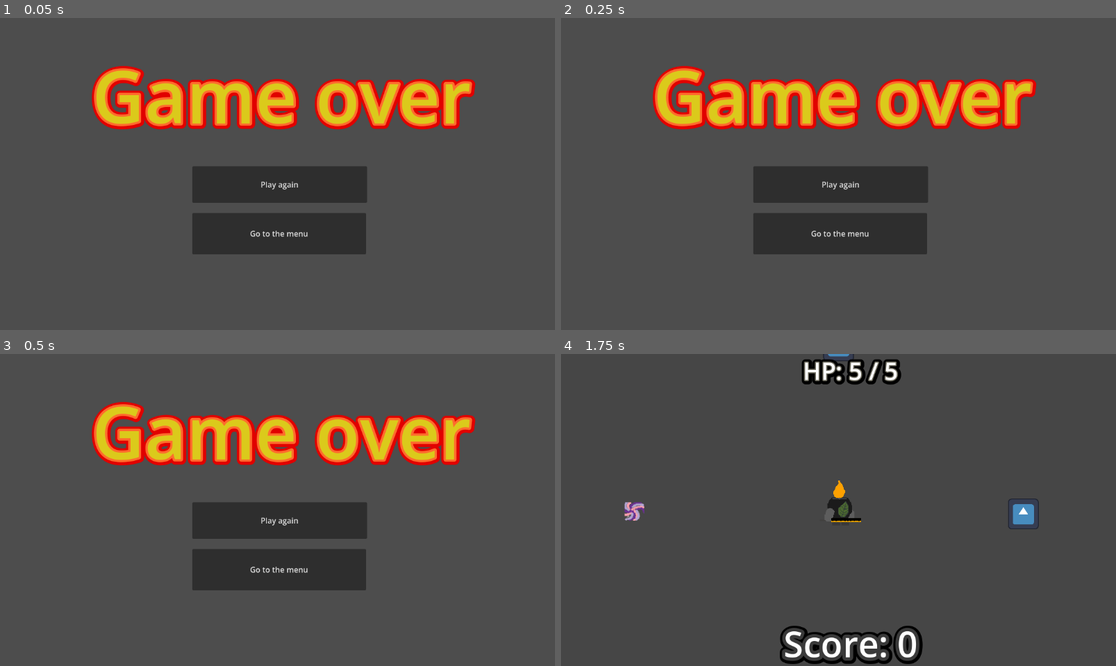
Above: before the commit, frames 1-4 (two rows, left to right).
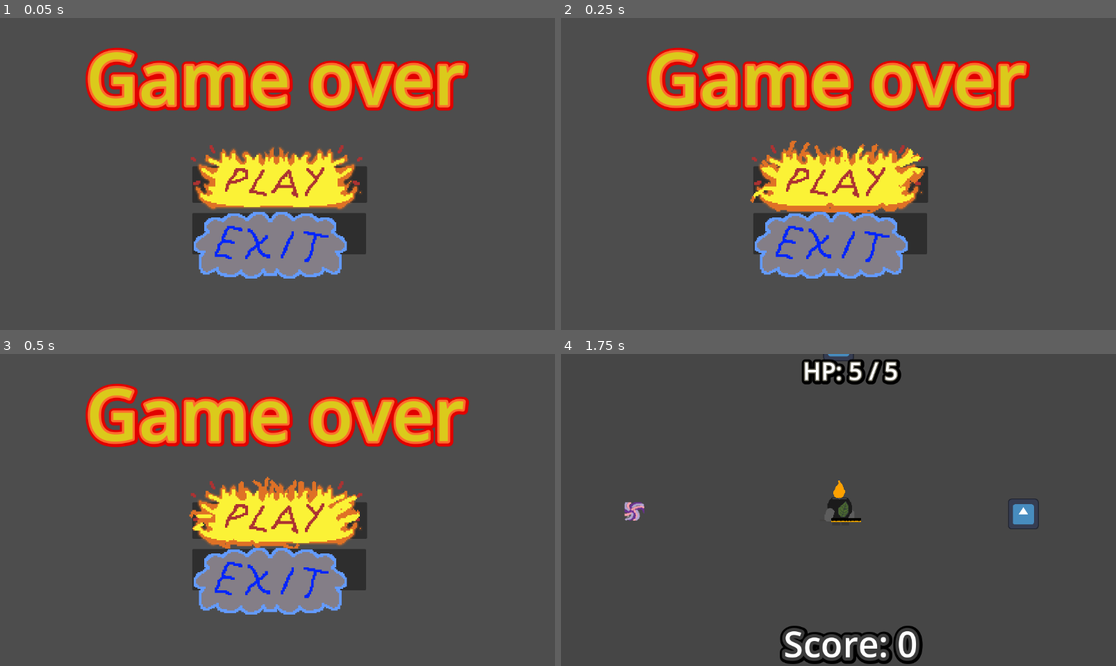
Above: after the commit, the same moments.

Repository: santirincon401-art/game-project
Game: Godot game, scene res://pantalla_de_perdida.tscn
The game is run twice, just before and just after one commit, with the same random seed, the same clock (stepped at 60 frames per second) and the same inputs. This scene is started directly instead of the project's main scene. The engine's default icon, where the game draws it, is replaced by a stand-in: a white triangle on a blue panel in a dark square.
Inputs:
- Up to frame 1 (0.05 s): no input
- Up to frame 2 (0.25 s): no input
- Up to frame 3 (0.5 s): no input
- Up to frame 4 (1.75 s): click "Go to the menu" at 0.5 s; click "play" at 1.25 s

The runs differ from the first frame. In frame 1, 22% of the frame differs, in the area x 15-86%, y 9-84%; in frame 2, 22%; in frame 3, 22%; in frame 4, nothing differs.
Error before the commit: Cannot call method 'play' on a null value. (res://button.gd:7)

Commit message:
pele eso

Diff:
--- a/game-project/game-project/pantalla_de_perdida.tscn
+++ b/game-project/game-project/pantalla_de_perdida.tscn
@@ -1,7 +1,91 @@
-[gd_scene load_steps=4 format=3 uid="uid://6hb2iayr5v42"]
+[gd_scene format=3 uid="uid://6hb2iayr5v42"]
 
-[ext_resource type="Script" uid="uid://d06wghd512ujc" path="res://button.gd" id="1_7vidt"]
-[ext_resource type="Script" uid="uid://b1aj6a4vmfij" path="res://iralmenu.gd" id="2_t62ao"]
+[ext_resource type="Script" uid="uid://b4aut062q87h4" path="res://button.gd" id="1_7vidt"]
+[ext_resource type="Texture2D" uid="uid://bfsah223jubcf" path="res://Sprite-0003.png" id="2_nbjfm"]
+[ext_resource type="Script" uid="uid://c2srkbn8nb01g" path="res://iralmenu.gd" id="2_t62ao"]
+[ext_resource type="Texture2D" uid="uid://boja765fr6w3h" path="res://mas menu.png" id="3_j8evy"]
+
+[sub_resource type="AtlasTexture" id="AtlasTexture_nl72e"]
+atlas = ExtResource("2_nbjfm")
+region = Rect2(0, 0, 128, 64)
+
+[sub_resource type="AtlasTexture" id="AtlasTexture_h6p0w"]
+atlas = ExtResource("3_j8evy")
+region = Rect2(0, 0, 128, 64)
+
+[sub_resource type="AtlasTexture" id="AtlasTexture_8s4ut"]
+atlas = ExtResource("3_j8evy")
+region = Rect2(0, 64, 128, 64)
+
+[sub_resource type="AtlasTexture" id="AtlasTexture_5gtll"]
+atlas = ExtResource("2_nbjfm")
+region = Rect2(128, 0, 128, 64)
+
+[sub_resource type="AtlasTexture" id="AtlasTexture_oj1i8"]
+atlas = ExtResource("3_j8evy")
+region = Rect2(128, 64, 128, 64)
+
+[sub_resource type="AtlasTexture" id="AtlasTexture_2dstv"]
+atlas = ExtResource("3_j8evy")
+region = Rect2(128, 0, 128, 64)
+
+[sub_resource type="SpriteFrames" id="SpriteFrames_7l15s"]
+animations = [{
+"frames": [{
+"duration": 1.0,
+"texture": SubResource("AtlasTexture_nl72e")
+}, {
+"duration": 1.0,
+"texture": SubResource("AtlasTexture_h6p0w")
+}, {
+"duration": 1.0,
+"texture": SubResource("AtlasTexture_8s4ut")
+}],
+"loop": 1,
+"name": &"default",
+"speed": 5.0
+}, {
+"frames": [{
+"duration": 1.0,
+"texture": SubResource("AtlasTexture_5gtll")
+}, {
+"duration": 1.0,
+"texture": SubResource("AtlasTexture_oj1i8")
+}, {
+"duration": 1.0,
+"texture": SubResource("AtlasTexture_2dstv")
+}],
+"loop": 1,
+"name": &"dormir",
+"speed": 5.0
+}]
+
+[sub_resource type="AtlasTexture" id="AtlasTexture_a3mga"]
+atlas = ExtResource("2_nbjfm")
+region = Rect2(0, 64, 128, 64)
+
+[sub_resource type="AtlasTexture" id="AtlasTexture_40la1"]
+atlas = ExtResource("2_nbjfm")
+region = Rect2(128, 64, 128, 64)
+
+[sub_resource type="SpriteFrames" id="SpriteFrames_elb4j"]
+animations = [{
+"frames": [{
+"duration": 1.0,
+"texture": SubResource("AtlasTexture_a3mga")
+}],
+"loop": 1,
+"name": &"default",
+"speed": 5.0
+}, {
+"frames": [{
+"duration": 1.0,
+"texture": SubResource("AtlasTexture_40la1")
+}],
+"loop": 1,
+"name": &"dormir",
+"speed": 5.0
+}]
 
 [sub_resource type="LabelSettings" id="LabelSettings_nbjfm"]
 font_size = 150
@@ -11,11 +95,11 @@
 shadow_size = 41
 shadow_color = Color(0.882353, 0, 0, 1)
 
-[node name="Pantalla_de_perdida" type="Node2D"]
+[node name="Pantalla_de_perdida" type="Node2D" unique_id=1183416015]
 
-[node name="CanvasLayer" type="CanvasLayer" parent="."]
+[node name="CanvasLayer" type="CanvasLayer" parent="." unique_id=1076254234]
 
-[node name="Jugar" type="Button" parent="CanvasLayer"]
+[node name="Jugar" type="Button" parent="CanvasLayer" unique_id=598348620]
 offset_left = 399.0
 offset_top = 308.0
 offset_right = 762.0
@@ -23,7 +107,12 @@
 text = "Play again"
 script = ExtResource("1_7vidt")
 
-[node name="Salir" type="Button" parent="CanvasLayer"]
+[node name="AnimatedSprite2D" type="AnimatedSprite2D" parent="CanvasLayer/Jugar" unique_id=1364056277]
+position = Vector2(175, 39)
+scale = Vector2(2.82812, 2.875)
+sprite_frames = SubResource("SpriteFrames_7l15s")
+
+[node name="Salir" type="Button" parent="CanvasLayer" unique_id=755301937]
 offset_left = 399.0
 offset_top = 405.0
 offset_right = 760.0
@@ -31,11 +120,17 @@
 text = "Go to the menu"
 script = ExtResource("2_t62ao")
 
-[node name="Label" type="Label" parent="CanvasLayer"]
-offset_left = 191.0
-offset_top = 58.0
-offset_right = 1157.0
-offset_bottom = 291.0
+[node name="AnimatedSprite2D" type="AnimatedSprite2D" parent="CanvasLayer/Salir" unique_id=53725266]
+position = Vector2(162, 67)
+scale = Vector2(2.74219, 2.65625)
+sprite_frames = SubResource("SpriteFrames_elb4j")
+animation = &"dormir"
+
+[node name="Label" type="Label" parent="CanvasLayer" unique_id=980143033]
+offset_left = 178.0
+offset_top = 20.0
+offset_right = 1144.0
+offset_bottom = 253.0
 text = "Game over"
 label_settings = SubResource("LabelSettings_nbjfm")
 
--- a/game-project/game-project/project.godot
+++ b/game-project/game-project/project.godot
@@ -8,11 +8,15 @@
 
 config_version=5
 
+[animation]
+
+compatibility/default_parent_skeleton_in_mesh_instance_3d=true
+
 [application]
 
 config/name="Game Project"
 run/main_scene="uid://csb02rj7v3wio"
-config/features=PackedStringArray("4.4", "GL Compatibility")
+config/features=PackedStringArray("4.7", "GL Compatibility")
 config/icon="res://icon.svg"
 
 [global_group]
